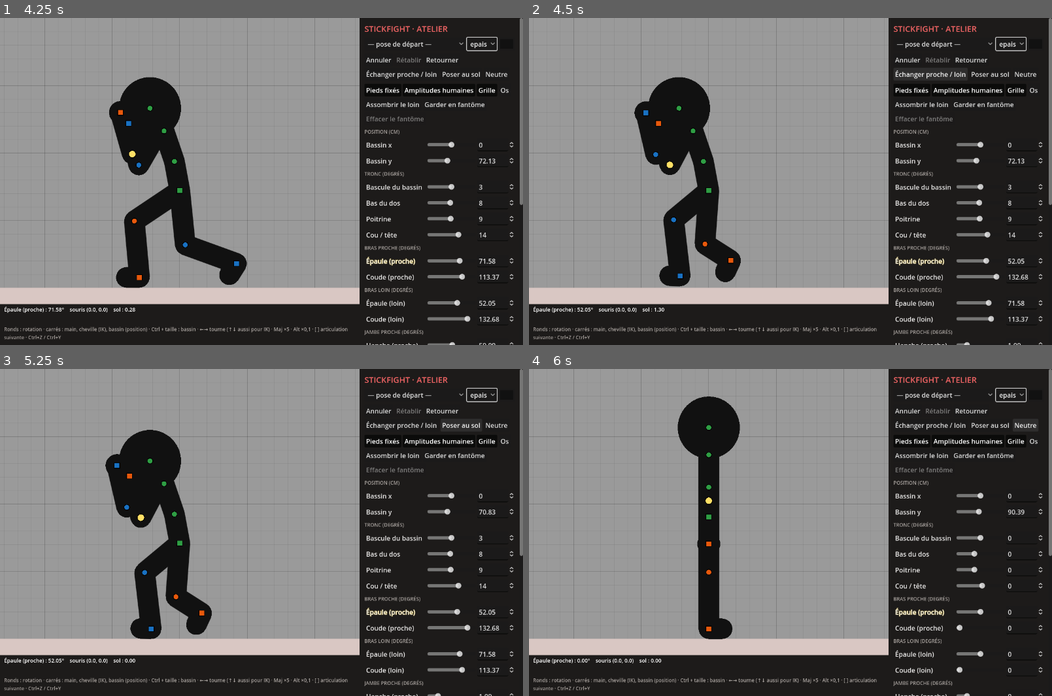
Above: before the commit, frames 1-4 (two rows, left to right).
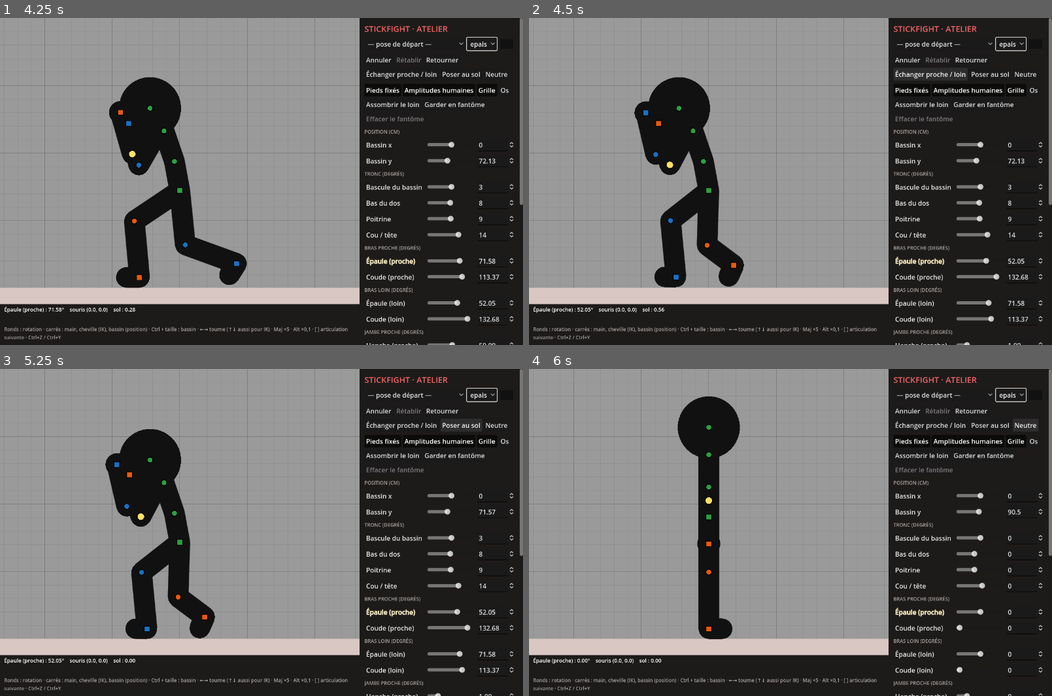
Above: after the commit, the same moments.

Repository: IzumiH2005/Testing
Game: Godot game, scene res://scenes/atelier.tscn
The game is run twice, just before and just after one commit, with the same random seed, the same clock (stepped at 60 frames per second) and the same inputs.
Inputs:
- Up to frame 1 (4.25 s): click "— pose de départ —" at 0.5 s; click "epais" at 1.25 s; click "Retourner" at 2 s; click "Annuler" at 2.75 s; click "Rétablir" at 3.5 s
- Up to frame 2 (4.5 s): click "Échanger proche / loin" at 4.25 s
- Up to frame 3 (5.25 s): click "Poser au sol" at 5 s
- Up to frame 4 (6 s): click "Neutre" at 5.75 s

Frame 1 is identical in both runs. In frame 2, 0.8% of the frame differs, in the area x 23-42%, y 51-90%; in frame 3, 1.0%, in the area x 20-95%, y 18-83%; in frame 4, less than 0.1%.

Commit message:
Membres rattachés au tronc par le bassin et les clavicules (traits de longueur nulle de profil : dessin identique au pixel près) ; cuisses sans angle neutre ; gardes recalées
Co-Authored-By: Claude Opus 5.5 <noreply@anthropic.com>
Claude-Session: https://claude.ai/code/session_01JhXcjFCwfyugdZYqFhQ7S3

Diff:
--- a/stickfight/poses/garde.json
+++ b/stickfight/poses/garde.json
@@ -32,9 +32,9 @@
     "neck_p": 0,
     "armF_p": 3,
     "armN_p": -8,
-    "thighF_p": -13,
+    "thighF_p": -10,
     "footF_p": 0,
-    "thighN_p": 13,
+    "thighN_p": 10,
     "footN_p": 0,
     "neck_r": 0,
     "armF_r": 0,
--- a/stickfight/poses/garde_ouverte.json
+++ b/stickfight/poses/garde_ouverte.json
@@ -32,9 +32,9 @@
     "neck_p": 0,
     "armF_p": 4,
     "armN_p": -5,
-    "thighF_p": -13,
+    "thighF_p": -10,
     "footF_p": 0,
-    "thighN_p": 13,
+    "thighN_p": 10,
     "footN_p": 0,
     "neck_r": 0,
     "armF_r": 0,
--- a/stickfight/scripts/stick_rig.gd
+++ b/stickfight/scripts/stick_rig.gd
@@ -118,7 +118,7 @@
 const DEMI_EPAULES := 14.0
 ## Angle neutre des cuisses vers l'intérieur : debout, les pieds sont un peu plus près
 ## de l'axe que les hanches (thigh*_p se compte à partir de là).
-const LARGEUR_HANCHE := -3.0
+const LARGEUR_HANCHE := 0.0
 ## Limites des canaux 3D (degrés), par « canal:os sans côté ». Profondeur du
 ## bras : vers la caméra = abduction (bras écarté du corps, jusqu'à 90°), à
 ## l'opposé = adduction (bras qui passe devant le buste, 40°). Cuisse :
@@ -783,13 +783,19 @@
 		var c := far if side == "F" else color
 		var ba := 30.0 if side == "F" else -30.0
 		var bl := 20.0 if side == "F" else -20.0
-		seg.call("hip", "knee" + side, bl, c, "leg" + side)
+		# Le membre part du tronc : bassin (centre → hanche) puis cuisse, clavicule
+		# (haut du buste → épaule) puis bras, d'un seul trait. De profil, la hanche et
+		# l'épaule sont sur le tronc (largeur en profondeur) : rien ne change ; de face,
+		# le membre reste rattaché au tronc par ce pont.
+		items.append({"z": bl + (Z["hip" + side] + Z["knee" + side]) / 2.0, "type": "path",
+			"points": [J.hip, J["hip" + side], J["knee" + side]], "width": w, "color": c, "part": "leg" + side})
 		var lower := ["knee" + side, "ankle" + side]
 		if s.foot > 0.0:
 			lower.append("toe" + side)
 		items.append({"z": bl + (Z["knee" + side] + Z["ankle" + side]) / 2.0, "type": "path", "points": lower.map(func(k): return J[k]),
 			"width": w, "color": c, "part": "leg" + side})
-		seg.call("shoulder" + side, "elbow" + side, ba, c, "arm" + side)
+		items.append({"z": ba + (Z["shoulder" + side] + Z["elbow" + side]) / 2.0, "type": "path",
+			"points": [J.shoulder, J["shoulder" + side], J["elbow" + side]], "width": w, "color": c, "part": "arm" + side})
 		seg.call("elbow" + side, "hand" + side, ba, c, "arm" + side)
 		if s.hand > w / 2.0:
 			items.append({"z": ba + Z["hand" + side] - 0.01, "type": "circle", "c": J["hand" + side], "r": s.hand, "color": c, "part": "hand" + side})
Not shown, changed: stickfight/analyses/anatomie.md
Not shown, changed: stickfight/analyses/gardes.md
